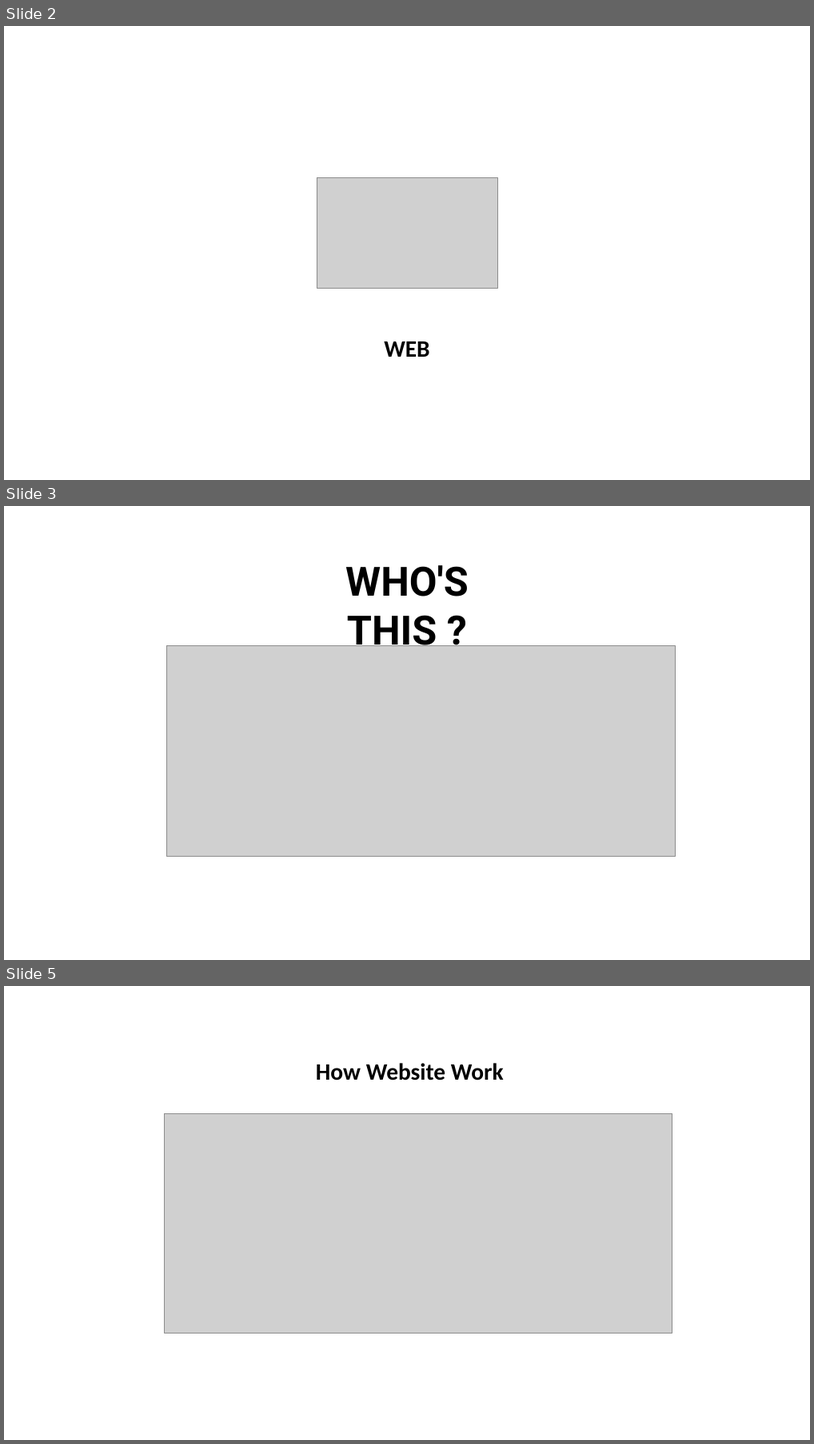
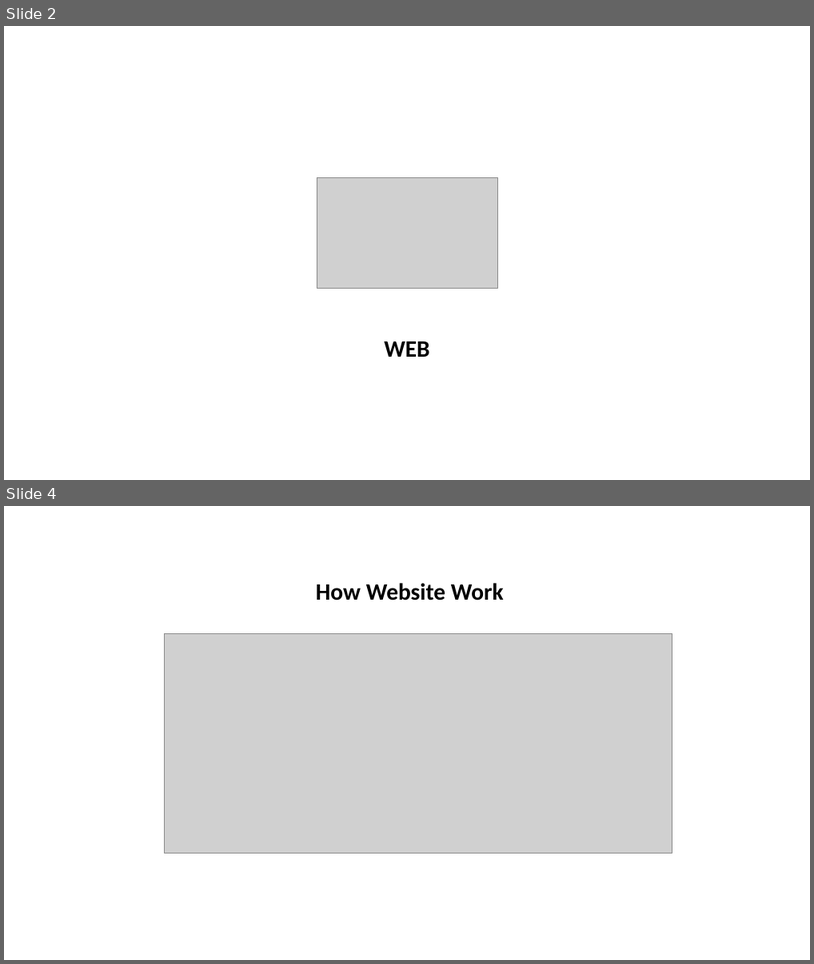
Before and after one commit to candra567/presentasi, a slide deck: Presentation Candra Wirawan.pptx. Shown one above the other, each under a label of ours: slides 2, 3 and 5 before the commit, slides 2 and 4 after it; the slides between them are not shown. The pictures are 814x1444 and 814x964 pixels, drawn with LibreOffice and Linux fonts; fonts in the diff are those of the drawing; grey boxes stand for pictures. Boxes give left, top, right and bottom in pixels: in the first picture for what was removed or moved away, otherwise in the second. Text is boxed around its words. In the diff, an @@ line names an element or a change of style, - is before the commit and + after.

```diff
--- a/Presentation Candra Wirawan.pptx
+++ b/Presentation Candra Wirawan.pptx
@@ slide 3 removed at [4,506,810,960], background #FFFFFF @@
@@ title removed at [346,565,469,653] @@
-WHO'S THIS ?
@@ picture removed at [167,646,676,856] @@
@@ what was slide 5 is now slide 4 @@
```
Also in this commit, not shown: 2 slides changed, 2 slides added, 2 other slides removed, 1 other file.
